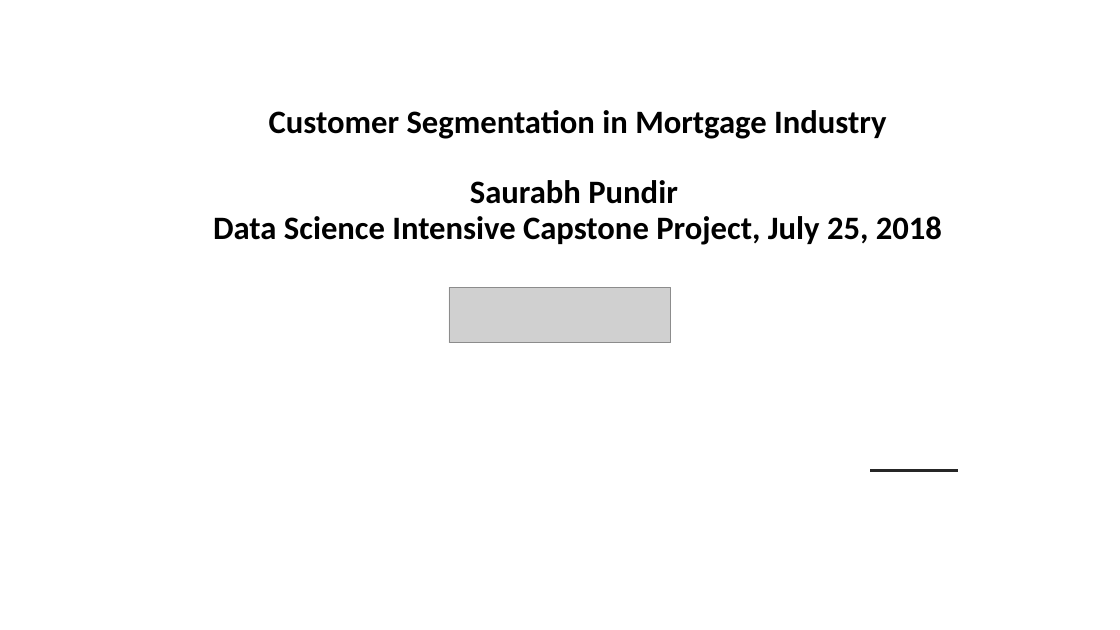
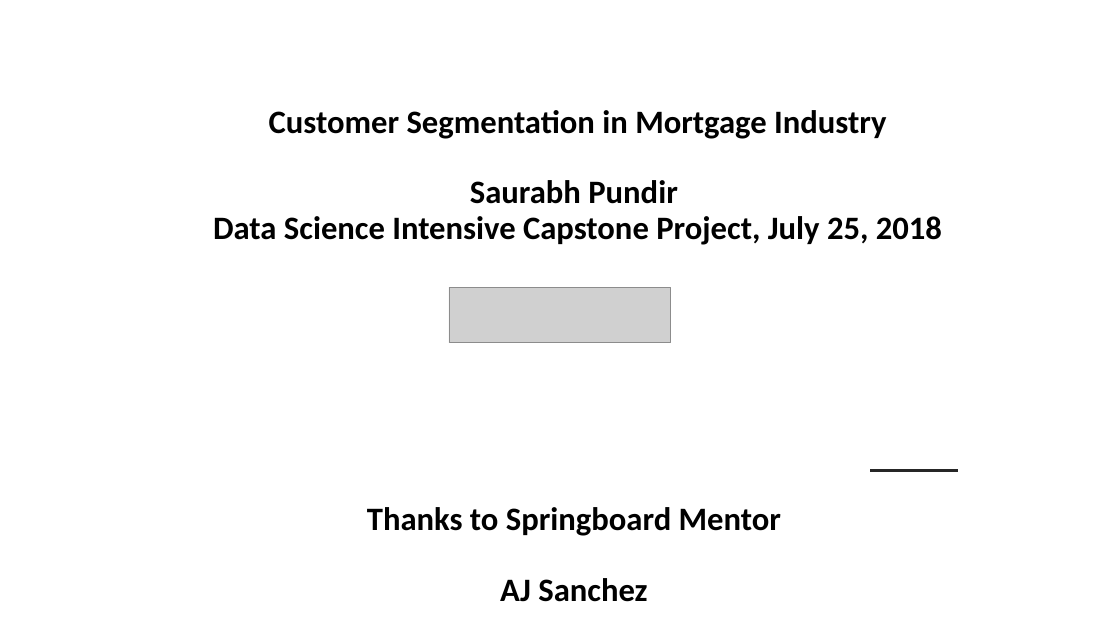
Before and after one commit to saurabhspundir/MortgageCustomerSegmentation, a slide deck: slide 1 of MortgageCustomerSegmentationSlides.pptx. Drawn at 1120x630 pixels with LibreOffice and Linux fonts; fonts in the diff are those of the drawing; grey boxes stand for pictures; background and template pictures are left out. Boxes give left, top, right and bottom in pixels: in the first picture for what was removed or moved away, otherwise in the second. Text is boxed around its words. In the diff, an @@ line names an element or a change of style, - is before the commit and + after.

```diff
--- a/MortgageCustomerSegmentationSlides.pptx
+++ b/MortgageCustomerSegmentationSlides.pptx
@@ text added at box(367, 507, 781, 602), 28 pt, text #000000, bold @@
+Thanks to Springboard Mentor
+AJ Sanchez
```
Also in this commit, not shown: 8 other slides changed, 7 slides added.
